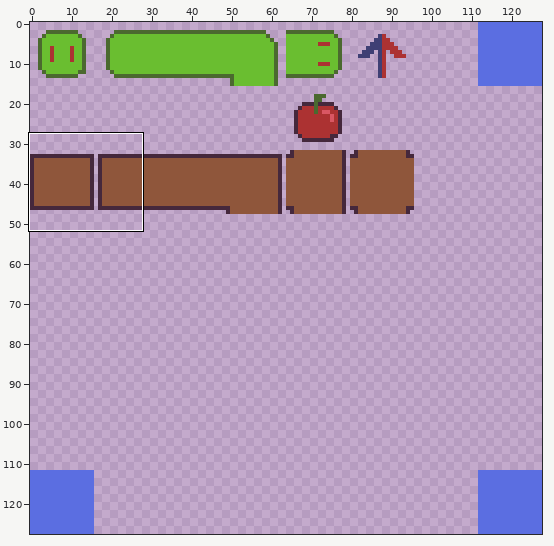
Pixel-art file -- resources/tiles.ase. The picture above shows the old version from afar; the outline marks the close-up.
Close-up. Earlier state:
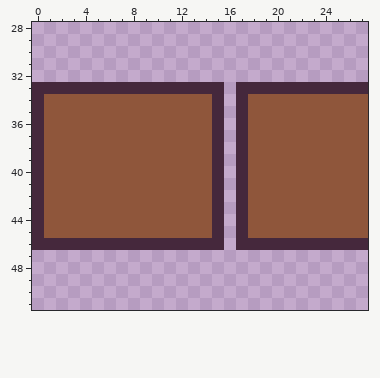
128x128 pixels, 1 frame. Shown: x 0..27, y 28..51.
And afterwards:
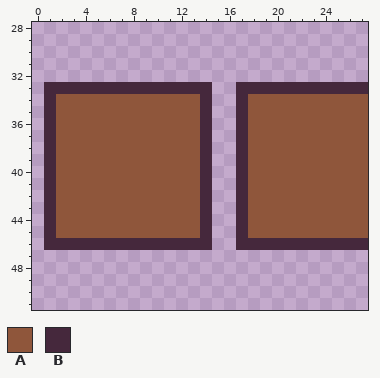
Palette (. is transparent): A #8f563b  B #45283c
Changes in this commit:
@@ x 0..17 @@
 32 ..................
-33 BBBBBBBBBBBBBBBB.B
-34 BAAAAAAAAAAAAAAB.B
-35 BAAAAAAAAAAAAAAB.B
-36 BAAAAAAAAAAAAAAB.B
-37 BAAAAAAAAAAAAAAB.B
-38 BAAAAAAAAAAAAAAB.B
-39 BAAAAAAAAAAAAAAB.B
-40 BAAAAAAAAAAAAAAB.B
-41 BAAAAAAAAAAAAAAB.B
-42 BAAAAAAAAAAAAAAB.B
-43 BAAAAAAAAAAAAAAB.B
-44 BAAAAAAAAAAAAAAB.B
-45 BAAAAAAAAAAAAAAB.B
-46 BBBBBBBBBBBBBBBB.B
+33 .BBBBBBBBBBBBBB..B
+34 .BAAAAAAAAAAAAB..B
+35 .BAAAAAAAAAAAAB..B
+36 .BAAAAAAAAAAAAB..B
+37 .BAAAAAAAAAAAAB..B
+38 .BAAAAAAAAAAAAB..B
+39 .BAAAAAAAAAAAAB..B
+40 .BAAAAAAAAAAAAB..B
+41 .BAAAAAAAAAAAAB..B
+42 .BAAAAAAAAAAAAB..B
+43 .BAAAAAAAAAAAAB..B
+44 .BAAAAAAAAAAAAB..B
+45 .BAAAAAAAAAAAAB..B
+46 .BBBBBBBBBBBBBB..B
 47 ..................
